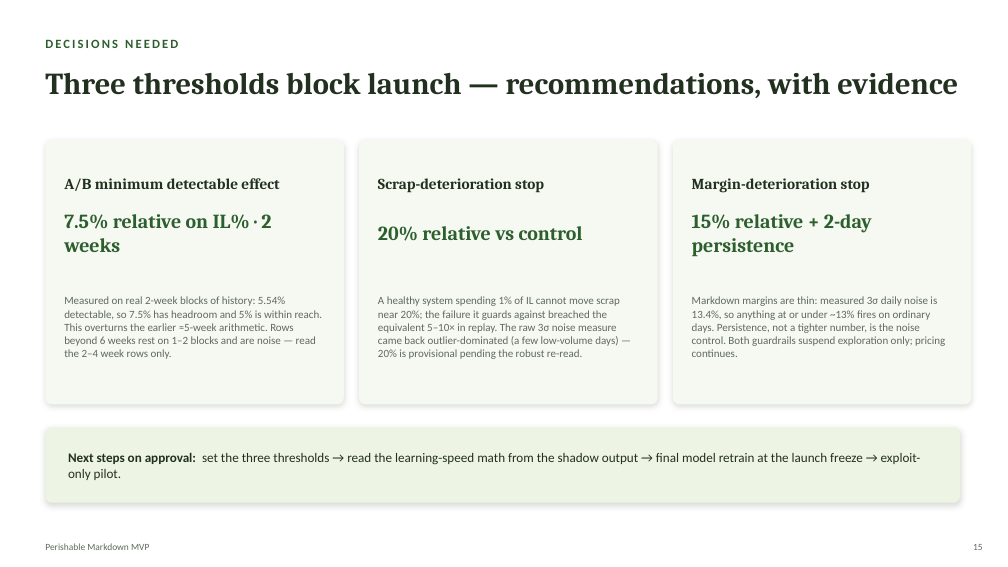
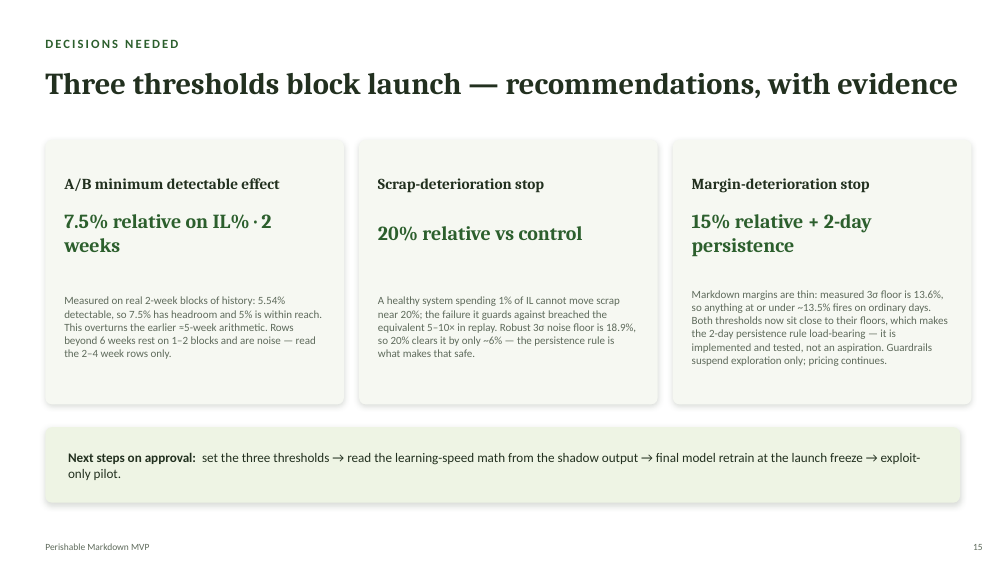
Before and after one commit to Kamalyunus/fresh-markdown, a slide deck: slide 15 of docs/perishable_markdown_tech_deck.pptx. Drawn at 1008x567 pixels with LibreOffice and Linux fonts; fonts in the diff are those of the drawing. Boxes give left, top, right and bottom in pixels: in the first picture for what was removed or moved away, otherwise in the second. Text is boxed around its words. In the diff, an @@ line names an element or a change of style, - is before the commit and + after.

```diff
--- a/docs/perishable_markdown_tech_deck.pptx
+++ b/docs/perishable_markdown_tech_deck.pptx
@@ text at <box>378,296,636,357</box>: text changed @@
-A healthy system spending 1% of IL cannot move scrap near 20%; the failure it guards against breached the equivalent 5–10× in replay. The raw 3σ noise measure came back outlier-dominated (a few low-volume days) — 20% is provisional pending the robust re-read.
+A healthy system spending 1% of IL cannot move scrap near 20%; the failure it guards against breached the equivalent 5–10× in replay. Robust 3σ noise floor is 18.9%, so 20% clears it by only ~6% — the persistence rule is what makes that safe.
@@ text at <box>692,290,947,366</box>: text changed @@
-Markdown margins are thin: measured 3σ daily noise is 13.4%, so anything at or under ~13% fires on ordinary days. Persistence, not a tighter number, is the noise control. Both guardrails suspend exploration only; pricing continues.
+Markdown margins are thin: measured 3σ floor is 13.6%, so anything at or under ~13.5% fires on ordinary days. Both thresholds now sit close to their floors, which makes the 2-day persistence rule load-bearing — it is implemented and tested, not an aspiration. Guardrails suspend exploration only; pricing continues.
```
Also in this commit, not shown: 2 other slides changed, 6 other files.
